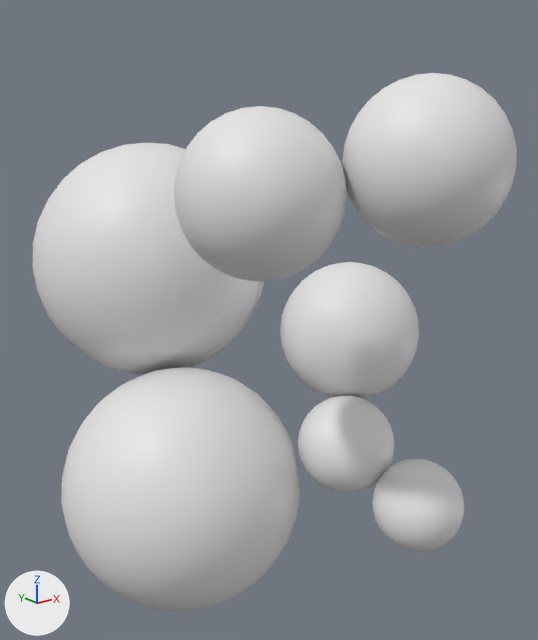
The Blender file spheres.blend as it was, and as the next commit left it.
Rendered twice from a 50 mm camera at (-39.3, -59.7, 16.5) aimed at (5.7, -3.5, -5.9). Lighting does not change. The marker at lower left points along +X, +Y and +Z.
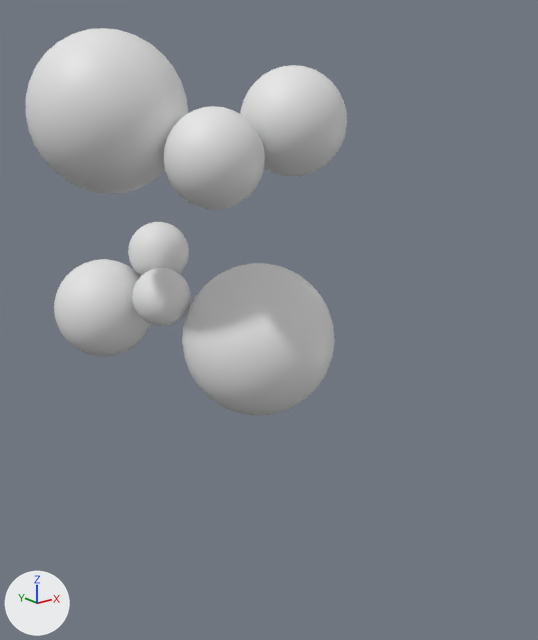
Edits to the bpy script that builds the scene:
```text
Change me_sphere_098:
    remove me_sphere_098.from_pydata(...)  # 482 vertices, 512 faces; spans x -4.85..4.85, y -4.85..4.85, z -4.85..4.85
    add me_sphere_098.from_pydata(...)  # 482 vertices, 512 faces; spans x -6.73..6.73, y -6.73..6.73, z -6.73..6.73
    me_sphere_098 part 1: 482 vertices removed from x -4.85..4.85, y -4.85..4.85, z -4.85..4.85; 482 vertices added at x -6.73..6.73, y -6.73..6.73, z -6.73..6.73, forming a UV sphere (32 segments, 16 rings, poles along z)
Change me_sphere_099:
    remove me_sphere_099.from_pydata(...)  # 482 vertices, 512 faces; spans x -12.1..12.1, y -12.1..12.1, z -12.1..12.1
    add me_sphere_099.from_pydata(...)  # 482 vertices, 512 faces; spans x -5.3..5.3, y -5.3..5.3, z -5.3..5.3
    me_sphere_099 part 2: 482 vertices removed from x -12.1..12.1, y -12.1..12.1, z -12.1..12.1
    me_sphere_099 part 3: 482 vertices added at x -5.3..5.3, y -5.3..5.3, z -5.3..5.3, forming a UV sphere (32 segments, 16 rings, poles along z)
Change me_sphere_100:
    remove me_sphere_100.from_pydata(...)  # 482 vertices, 512 faces; spans x -7.37..7.37, y -7.37..7.37, z -7.37..7.37
    add me_sphere_100.from_pydata(...)  # 482 vertices, 512 faces; spans x -4.07..4.07, y -4.07..4.07, z -4.07..4.07
    me_sphere_100 part 4: 482 vertices removed from x -7.37..7.37, y -7.37..7.37, z -7.37..7.37
    me_sphere_100 part 5: 482 vertices added at x -4.07..4.07, y -4.07..4.07, z -4.07..4.07, forming a UV sphere (32 segments, 16 rings, poles along z)
Change me_sphere_101:
    remove me_sphere_101.from_pydata(...)  # 482 vertices, 512 faces; spans x -4.32..4.32, y -4.32..4.32, z -4.32..4.32
    add me_sphere_101.from_pydata(...)  # 482 vertices, 512 faces; spans x -7.78..7.78, y -7.78..7.78, z -7.78..7.78
    me_sphere_101 part 6: 482 vertices removed from x -4.32..4.32, y -4.32..4.32, z -4.32..4.32
    me_sphere_101 part 7: 482 vertices added at x -7.78..7.78, y -7.78..7.78, z -7.78..7.78, forming a UV sphere (32 segments, 16 rings, poles along z)
Change me_sphere_102:
    remove me_sphere_102.from_pydata(...)  # 482 vertices, 512 faces; spans x -6.3..6.3, y -6.3..6.3, z -6.3..6.3
    add me_sphere_102.from_pydata(...)  # 482 vertices, 512 faces; spans x -3.22..3.22, y -3.22..3.22, z -3.22..3.22
    me_sphere_102 part 8: 482 vertices removed from x -6.3..6.3, y -6.3..6.3, z -6.3..6.3
    me_sphere_102 part 9: 482 vertices added at x -3.22..3.22, y -3.22..3.22, z -3.22..3.22, forming a UV sphere (32 segments, 16 rings, poles along z)
Change me_sphere_103:
    remove me_sphere_103.from_pydata(...)  # 482 vertices, 512 faces; spans x -6.36..6.36, y -6.36..6.36, z -6.36..6.36
    add me_sphere_103.from_pydata(...)  # 482 vertices, 512 faces; spans x -4.62..4.62, y -4.62..4.62, z -4.62..4.62
    me_sphere_103 part 10: 482 vertices removed from x -6.36..6.36, y -6.36..6.36, z -6.36..6.36; 482 vertices added at x -4.62..4.62, y -4.62..4.62, z -4.62..4.62, forming a UV sphere (32 segments, 16 rings, poles along z)
Change me_sphere_104:
    remove me_sphere_104.from_pydata(...)  # 482 vertices, 512 faces; spans x -12.9..12.9, y -12.9..12.9, z -12.9..12.9
    add me_sphere_104.from_pydata(...)  # 482 vertices, 512 faces; spans x -3.0..3.0, y -3.0..3.0, z -3.0..3.0
    me_sphere_104 part 11: 482 vertices removed from x -12.9..12.9, y -12.9..12.9, z -12.9..12.9
    me_sphere_104 part 12: 482 vertices added at x -3.0..3.0, y -3.0..3.0, z -3.0..3.0, forming a UV sphere (32 segments, 16 rings, poles along z)
Change ob_sphere:
    ob_sphere.location: (9.4, -11.3, -17.8) -> (-8.8, 0.1, 14.4)
Change ob_sphere_001:
    ob_sphere_001.location: (-3.5, -0.8, -22.6) -> (-4.8, 11.9, -6.3)
Change ob_sphere_002:
    ob_sphere_002.location: (14.9, -5.7, -8.4) -> (-4.5, -9.2, 11.0)
Change ob_sphere_003:
    ob_sphere_003.location: (11.1, -19.4, -21.6) -> (5.2, -2.4, -8.2)
Change ob_sphere_004:
    ob_sphere_004.location: (5.2, -23.0, 11.2) -> (0.6, 9.0, -0.3)
Change ob_sphere_005:
    ob_sphere_005.location: (-5.1, -16.0, 8.9) -> (3.8, -9.1, 13.7)
Change ob_sphere_006:
    ob_sphere_006.location: (1.8, 12.7, -2.1) -> (-1.9, 4.5, -4.0)
```

Pixel boxes [x1, y1, x2, y2] of what changed, in the pictures (538 x 640 px):
'Sphere.001', reshaped, moved (59% narrower, 60% shorter): before [61, 367, 300, 611]; after [54, 259, 151, 357]
'Sphere.006', reshaped, moved (74% narrower, 75% shorter): before [33, 143, 264, 375]; after [132, 268, 191, 326]
'Sphere.005', reshaped, moved (38% narrower, 36% shorter): before [174, 106, 347, 281]; after [240, 65, 347, 176]
'Sphere', reshaped, moved (68% wider, 70% taller): before [298, 396, 394, 493]; after [26, 28, 188, 194]
'Sphere.004', reshaped, moved: before [342, 73, 517, 248]; after [128, 222, 189, 276]
'Sphere.003', reshaped, moved (66% wider, 64% taller): before [372, 459, 464, 552]; after [182, 263, 335, 416]
'Sphere.002', reshaped, moved (27% narrower, 24% shorter): before [280, 262, 419, 399]; after [164, 106, 265, 210]
part 2 of me_sphere_099, deleted: before [61, 367, 300, 611]
part 3 of me_sphere_099, added: after [54, 259, 151, 357]
part 4 of me_sphere_100, deleted: before [280, 262, 419, 399]
part 5 of me_sphere_100, added: after [164, 106, 265, 210]
part 6 of me_sphere_101, deleted: before [372, 459, 464, 552]
part 7 of me_sphere_101, added: after [182, 263, 335, 416]
part 8 of me_sphere_102, deleted: before [342, 73, 517, 248]
part 9 of me_sphere_102, added: after [128, 222, 189, 276]
part 11 of me_sphere_104, deleted: before [33, 143, 264, 375]
part 12 of me_sphere_104, added: after [132, 268, 191, 326]
